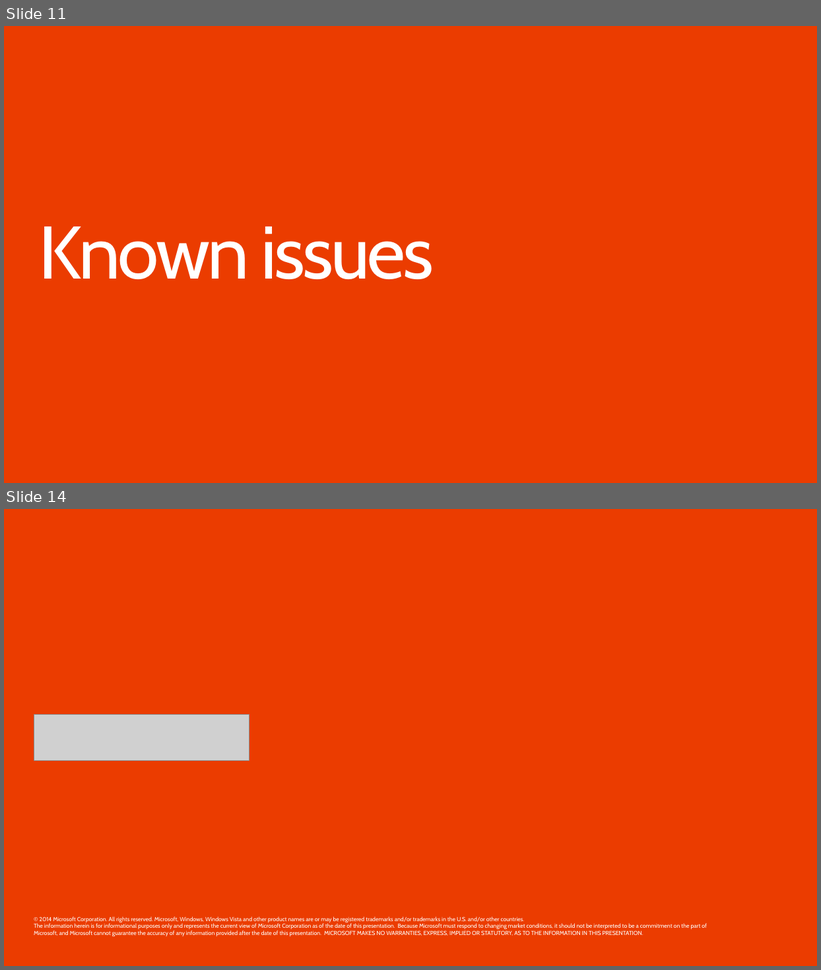
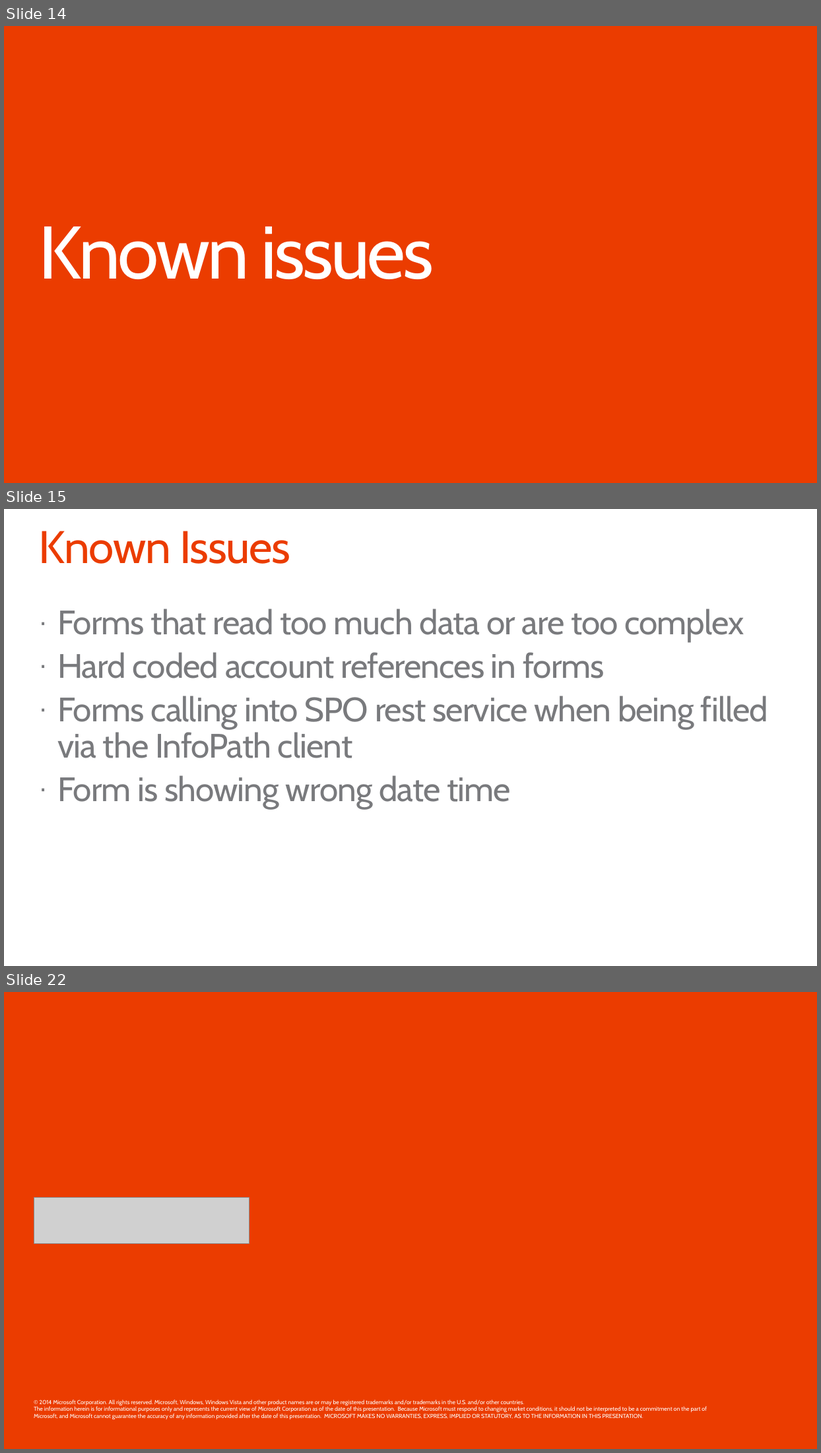
Before and after one commit to pnp/PnP-Transformation, a slide deck: InfoPath/Guidance/Decks/Office 365 JDP InfoPath - Post migration guidance.pptx. Shown one above the other, each under a label of ours: slides 11 and 14 before the commit, slides 14, 15 and 22 after it; the slides between them are not shown. The pictures are 821x970 and 821x1453 pixels, drawn with LibreOffice and Linux fonts; fonts in the diff are those of the drawing; grey boxes stand for pictures; background and template pictures are left out. Boxes give left, top, right and bottom in pixels: in the first picture for what was removed or moved away, otherwise in the second. Text is boxed around its words. In the diff, an @@ line names an element or a change of style, - is before the commit and + after.

Commit message:
up to date decks

```diff
--- a/InfoPath/Guidance/Decks/Office 365 JDP InfoPath - Post migration guidance.pptx
+++ b/InfoPath/Guidance/Decks/Office 365 JDP InfoPath - Post migration guidance.pptx
@@ slide 15 added at [4,509,817,966], background #FFFFFF @@
@@ title added at [38,531,291,564], 54 pt, text #EB3C00 @@
+Known Issues
@@ text added at [57,609,768,809], 40 pt, text #797A7D @@
+· Forms that read too much data or are too complex
+· Hard coded account references in forms
+· Forms calling into SPO rest service when being filled via the InfoPath client
+· Form is showing wrong date time
@@ what was slide 11 is now slide 14 @@
@@ what was slide 14 is now slide 22 @@
```
Also in this commit, not shown: 3 slides changed, 7 other slides added, 1 other file.
